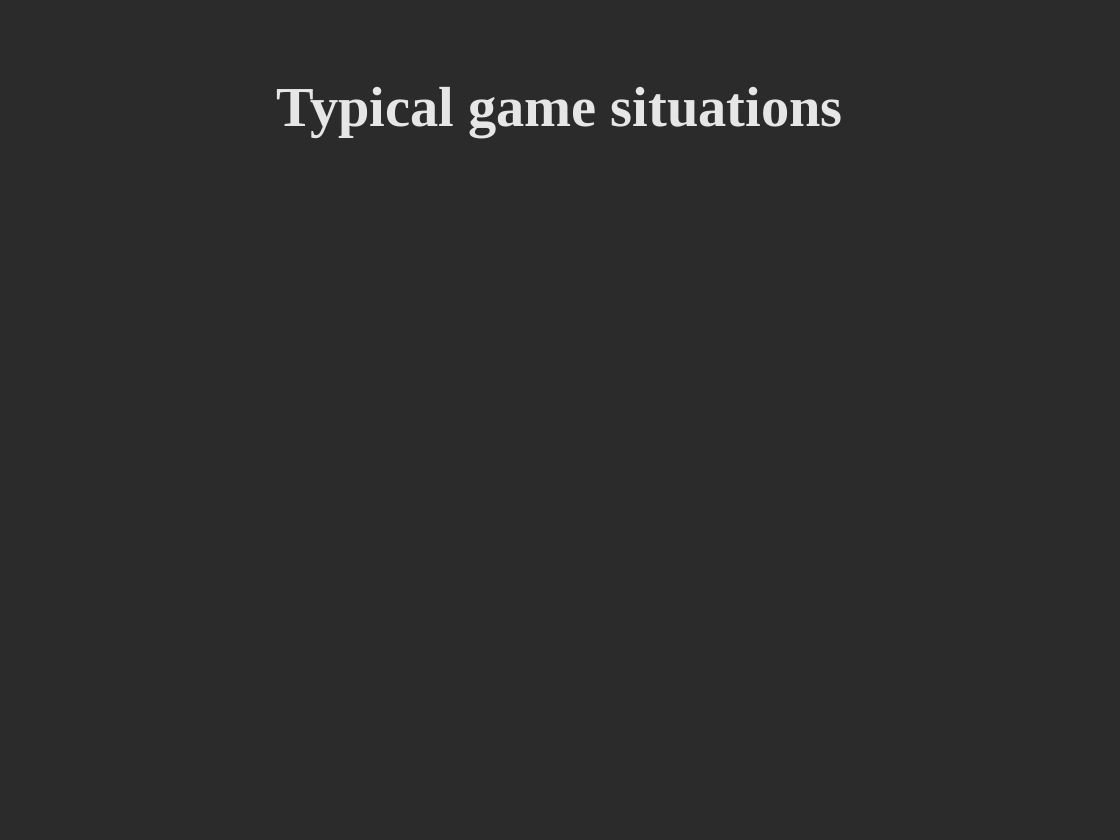
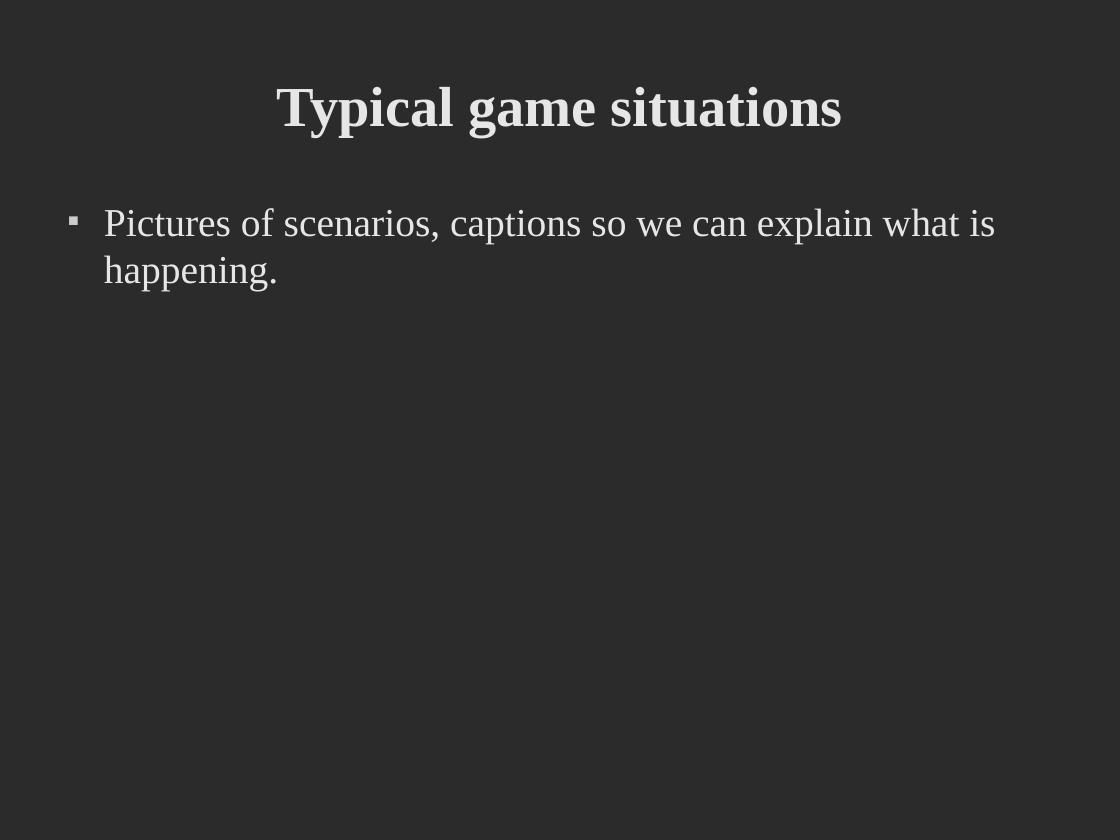
Before and after one commit to deltaluca/flappy, a slide deck: slide 6 of Presentation/ProjectDemonstration.odp. Drawn at 1120x840 pixels with LibreOffice and Linux fonts; fonts in the diff are those of the drawing; background and template pictures are left out; a plain dark background stands for a picture behind light text. Boxes give left, top, right and bottom in pixels: in the first picture for what was removed or moved away, otherwise in the second. Text is boxed around its words. In the diff, an @@ line names an element or a change of style, - is before the commit and + after.

```diff
--- a/Presentation/ProjectDemonstration.odp
+++ b/Presentation/ProjectDemonstration.odp
@@ text added at [104,208,995,291], 28 pt, text #E6E6E6 @@
+■ Pictures of scenarios, captions so we can explain what is happening.
```
Also in this commit, not shown: 4 other slides changed, 1 slide added, 1 slide removed, 1 other file.
